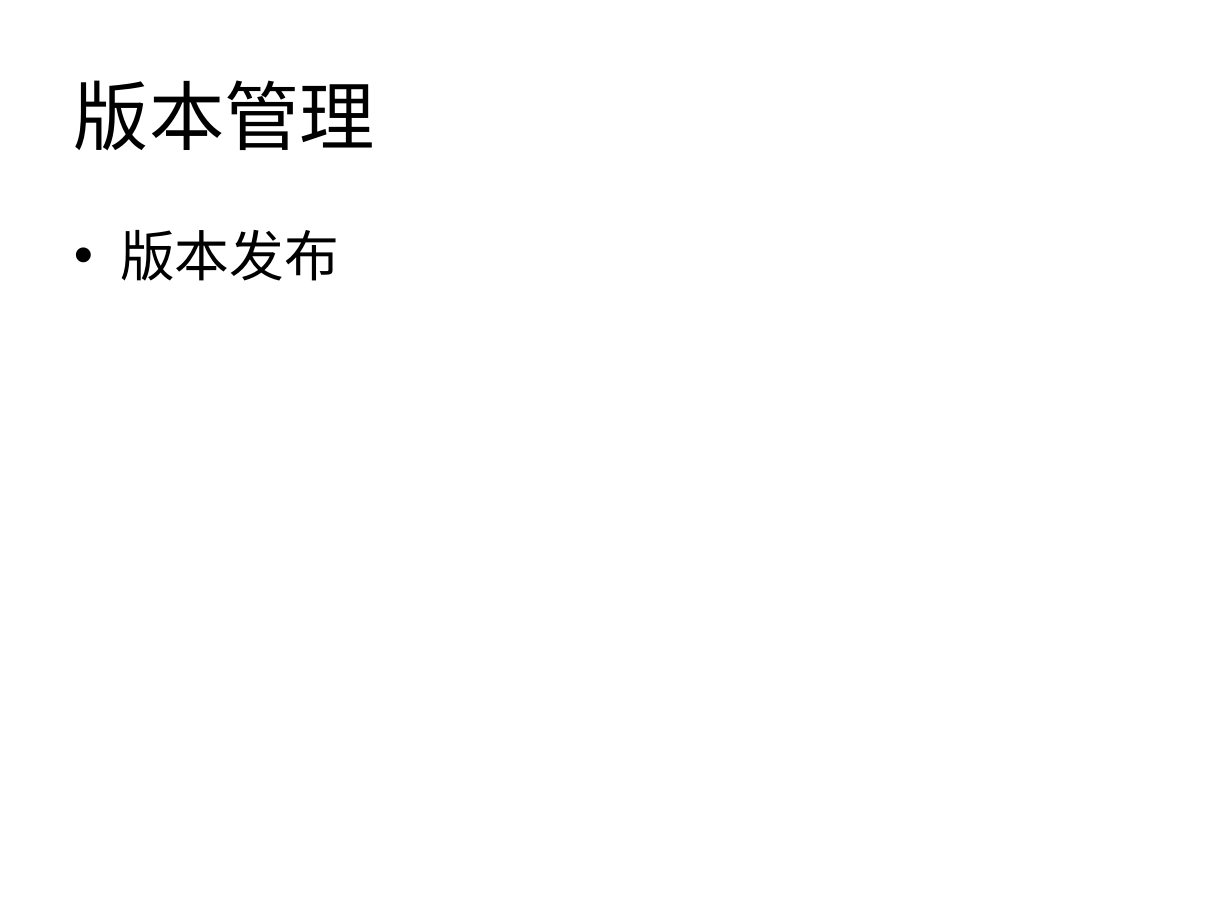
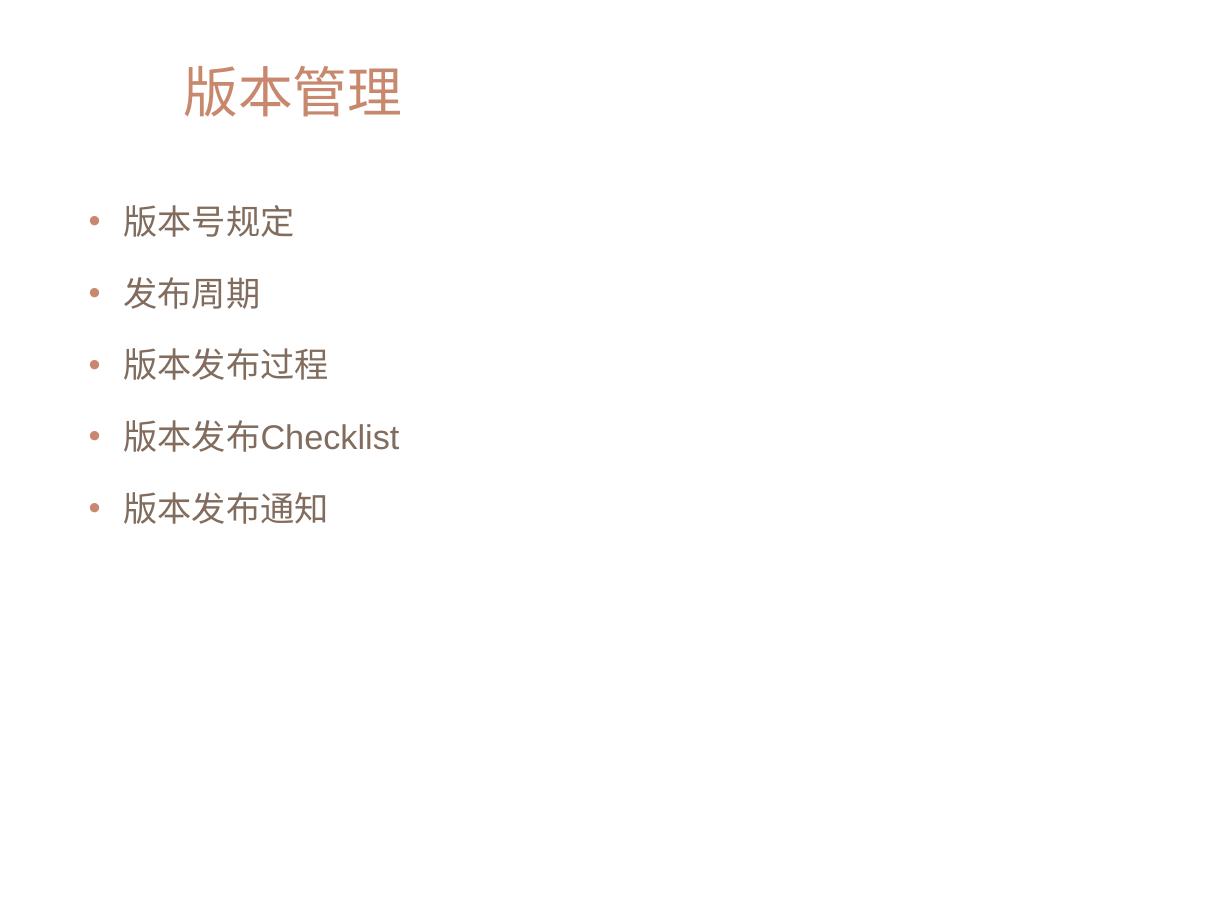
Before and after one commit to xianmomo/demo, a slide deck: slide 10 of 新员工入职指引/配置管理规范及要求.pptx (slide 7 before the commit). Drawn at 1232x924 pixels with LibreOffice and Linux fonts; fonts in the diff are those of the drawing; background and template pictures are left out. Boxes give left, top, right and bottom in pixels: in the first picture for what was removed or moved away, otherwise in the second. Text is boxed around its words. In the diff, an @@ line names an element or a change of style, - is before the commit and + after.

```diff
--- a/新员工入职指引/配置管理规范及要求.pptx
+++ b/新员工入职指引/配置管理规范及要求.pptx
@@ title "版本管理": place and size @@
-title "版本管理" at (74,80,375,150)
+title "版本管理" at (183,66,402,117)
@@ title "版本管理" at (183,66,402,117): size 44 to 32 pt, font Calibri to Arial, text colour #000000 to #C8886E @@
@@ text at (123,205,399,524): text changed; size 32 to 20 pt; font Calibri to Arial; text colour #000000 to #816C5D @@
-• 版本发布
+• 版本号规定
+• 发布周期
+• 版本发布过程
+• 版本发布Checklist
+• 版本发布通知
```
Also in this commit, not shown: 8 other slides changed, 5 slides added, 1 slide removed, 1 other file.
